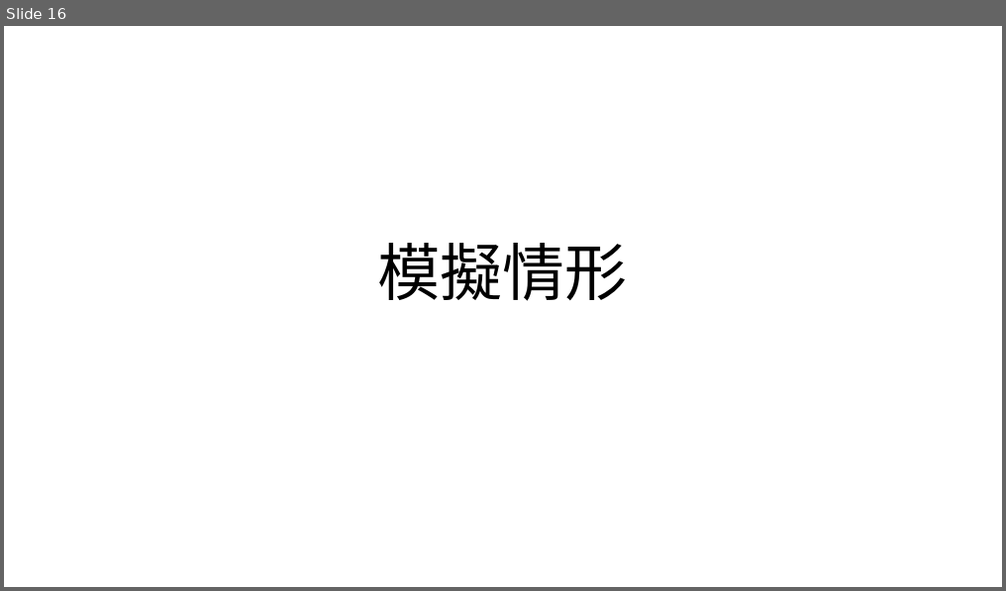
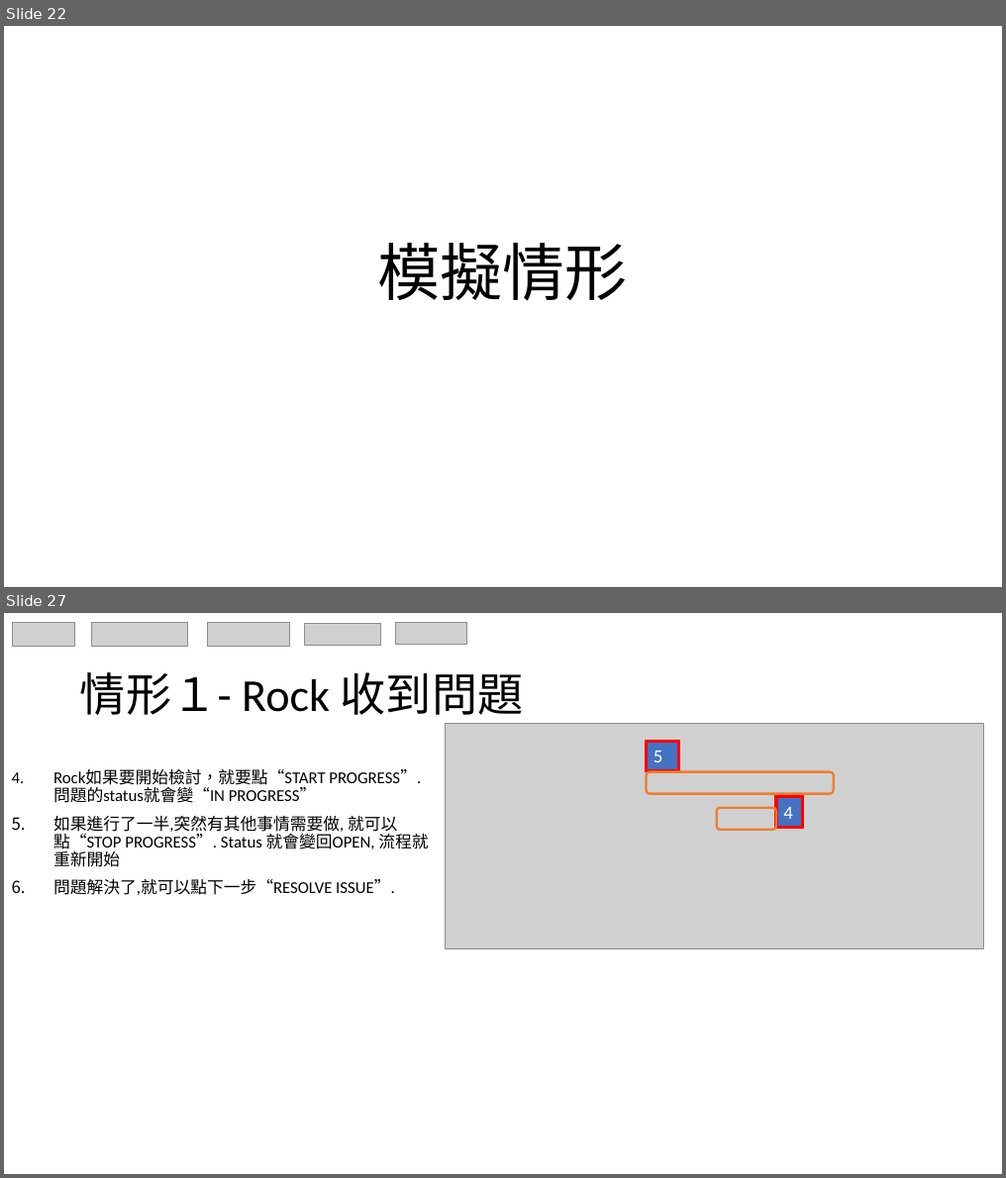
Before and after one commit to HanFormosa/JIRA, a slide deck: JIRA Proposal.pptx. Shown one above the other, each under a label of ours: slide 16 before the commit, slides 22 and 27 after it; the slides between them are not shown. The pictures are 1006x591 and 1006x1178 pixels, drawn with LibreOffice and Linux fonts; fonts in the diff are those of the drawing; grey boxes stand for pictures. Boxes give left, top, right and bottom in pixels: in the first picture for what was removed or moved away, otherwise in the second. Text is boxed around its words. In the diff, an @@ line names an element or a change of style, - is before the commit and + after.

```diff
--- a/JIRA Proposal.pptx
+++ b/JIRA Proposal.pptx
@@ slide 27 added at (x1=4, y1=613, x2=1002, y2=1174), background #FFFFFF @@
@@ group added at (x1=13, y1=622, x2=467, y2=646): 5 pictures @@
@@ title added at (x1=80, y1=672, x2=524, y2=715), 44 pt, text #000000 @@
+情形１- Rock 收到問題
@@ picture added at (x1=446, y1=724, x2=983, y2=950) @@
@@ rectangle added at (x1=647, y1=741, x2=678, y2=771), fill #4472C4, outline #FF0000 3 pt, 18 pt, text #FFFFFF @@
+5
@@ text added at (x1=54, y1=769, x2=428, y2=895), 16 pt, text #000000 @@
+4. Rock如果要開始檢討，就要點“START PROGRESS”.問題的status就會變“IN PROGRESS”
+5. 如果進行了一半,突然有其他事情需要做, 就可以點“STOP PROGRESS”. Status 就會變回OPEN, 流程就重新開始
+6. 問題解決了,就可以點下一步“RESOLVE ISSUE”.
@@ rounded rectangle added at (x1=647, y1=771, x2=834, y2=793), outline #ED7D31 2.25 pt @@
@@ rounded rectangle added at (x1=717, y1=808, x2=776, y2=830), outline #ED7D31 2.25 pt @@
@@ rectangle added at (x1=776, y1=797, x2=803, y2=827), fill #4472C4, outline #FF0000 3 pt, 18 pt, text #FFFFFF @@
+4
@@ what was slide 16 is now slide 22 @@
```
Also in this commit, not shown: 13 slides changed, 16 other slides added.
